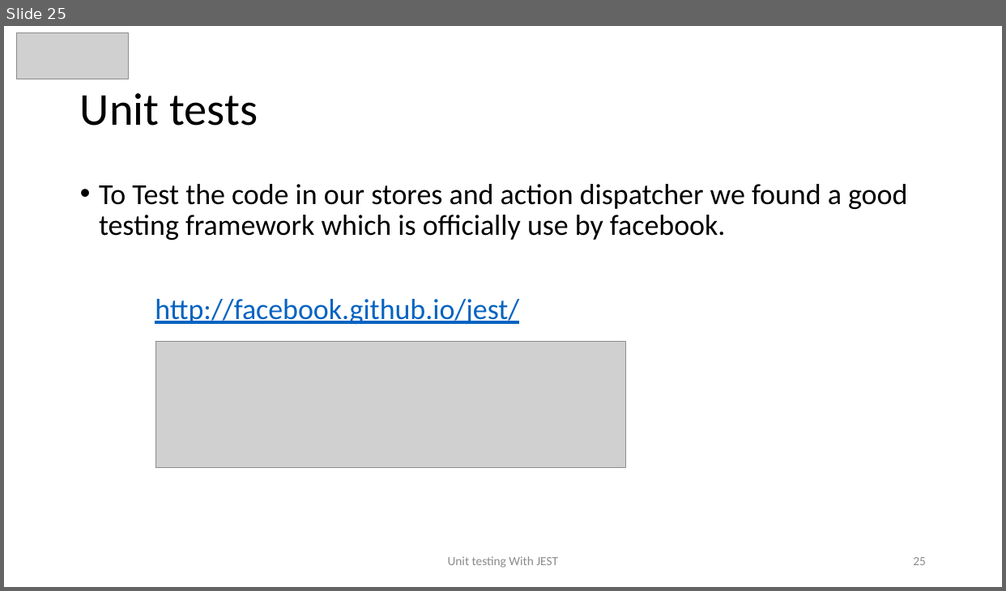
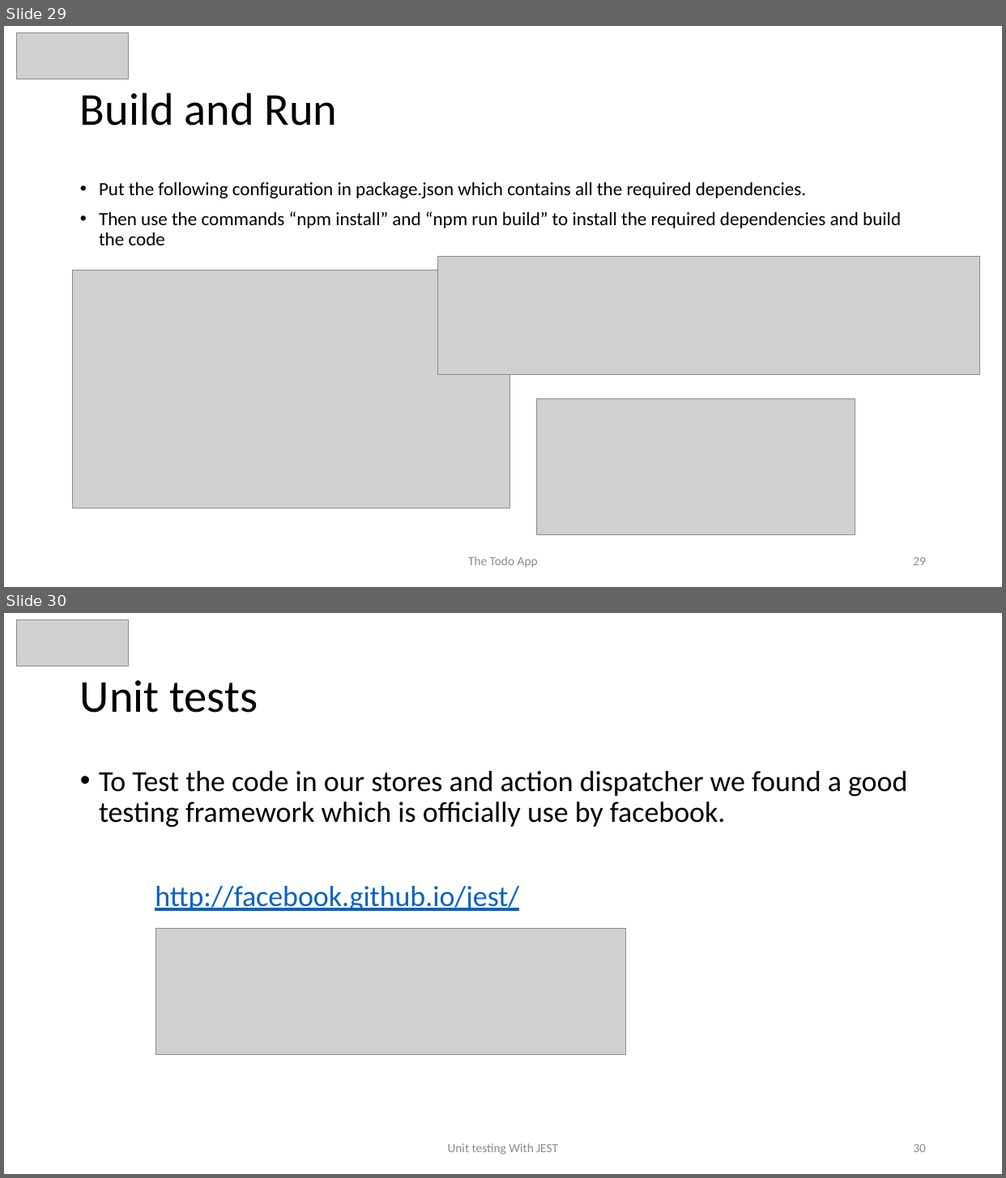
Before and after one commit to awahab29/samplealt, a slide deck: React.pptx. Shown one above the other, each under a label of ours: slide 25 before the commit, slides 29 and 30 after it. The pictures are 1006x591 and 1006x1178 pixels, drawn with LibreOffice and Linux fonts; fonts in the diff are those of the drawing; grey boxes stand for pictures. Boxes give left, top, right and bottom in pixels: in the first picture for what was removed or moved away, otherwise in the second. Text is boxed around its words. In the diff, an @@ line names an element or a change of style, - is before the commit and + after.

```diff
--- a/React.pptx
+++ b/React.pptx
@@ slide 29 added at bbox=[4, 26, 1002, 587], background #FFFFFF @@
@@ picture added at bbox=[17, 32, 128, 79] @@
@@ title added at bbox=[80, 92, 338, 126], 44 pt, text #000000 @@
+Build and Run
@@ text added at bbox=[99, 182, 901, 246], 18 pt, text #000000 @@
+• Put the following configuration in package.json which contains all the required dependencies.
+• Then use the commands “npm install” and “npm run build” to install the required dependencies and build the code
@@ picture added at bbox=[437, 257, 979, 374] @@
@@ picture added at bbox=[73, 270, 511, 508] @@
@@ picture added at bbox=[536, 399, 854, 535] @@
@@ text added at bbox=[468, 557, 538, 568], 12 pt, text #8C8C8C @@
+The Todo App
@@ page number added at bbox=[913, 557, 926, 565], 12 pt, text #8C8C8C @@
+29
@@ what was slide 25 is now slide 30 @@
@@ page number at bbox=[913, 1144, 926, 1152]: text changed @@
-25
+30
```
Also in this commit, not shown: 17 slides changed, 5 other slides added, 1 slide removed, 1 other file.
